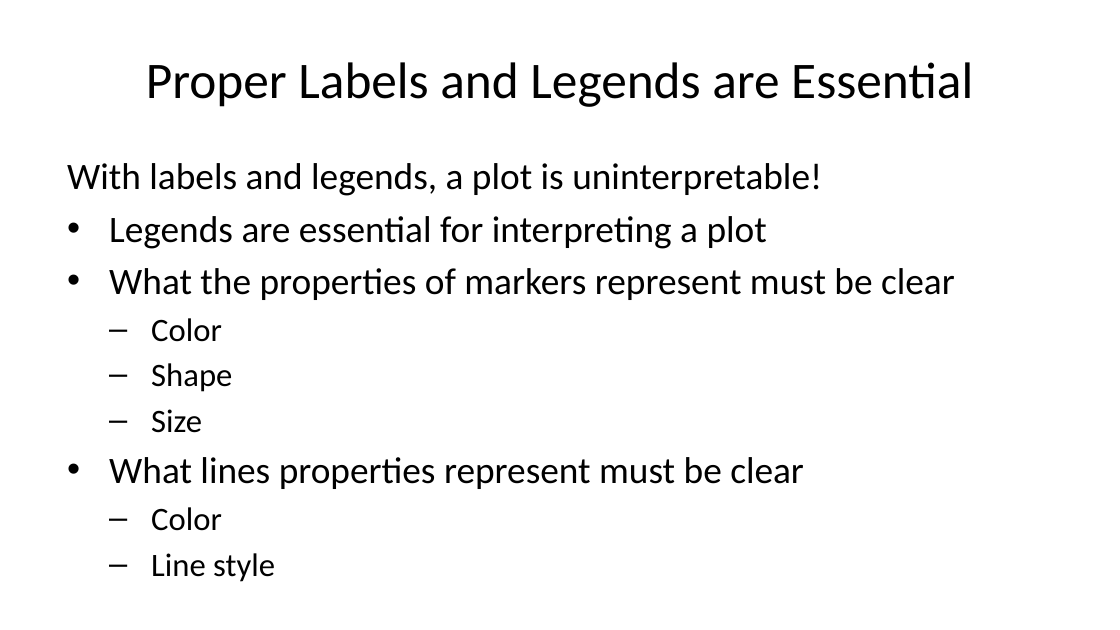
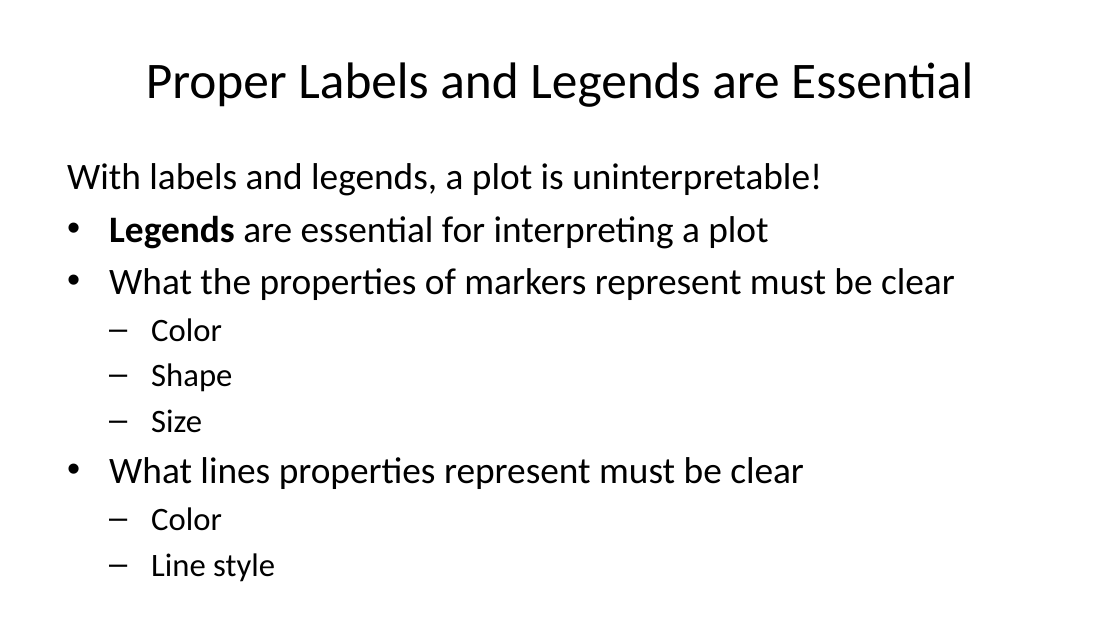
Before and after one commit to StephenElston/CSCI-E-83, a slide deck: slide 42 of LectureSlides/01_PreceptionForScientificVisualization.pptx. Drawn at 1120x630 pixels with LibreOffice and Linux fonts; fonts in the diff are those of the drawing. Boxes give left, top, right and bottom in pixels: in the first picture for what was removed or moved away, otherwise in the second. Text is boxed around its words. In the diff, an @@ line names an element or a change of style, - is before the commit and + after.

```diff
--- a/LectureSlides/01_PreceptionForScientificVisualization.pptx
+++ b/LectureSlides/01_PreceptionForScientificVisualization.pptx
@@ text at (x1=109, y1=215, x2=768, y2=249): bold on in "Legends" @@
```
Also in this commit, not shown: 1 other slide changed, 2 other files.
